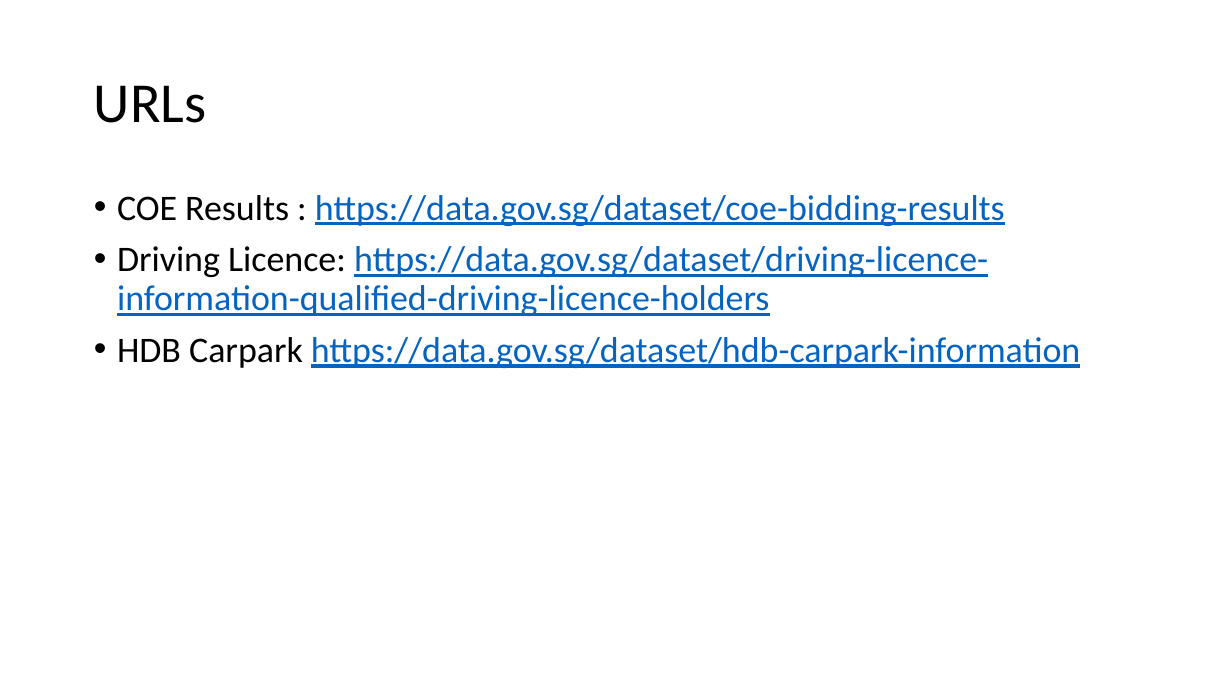
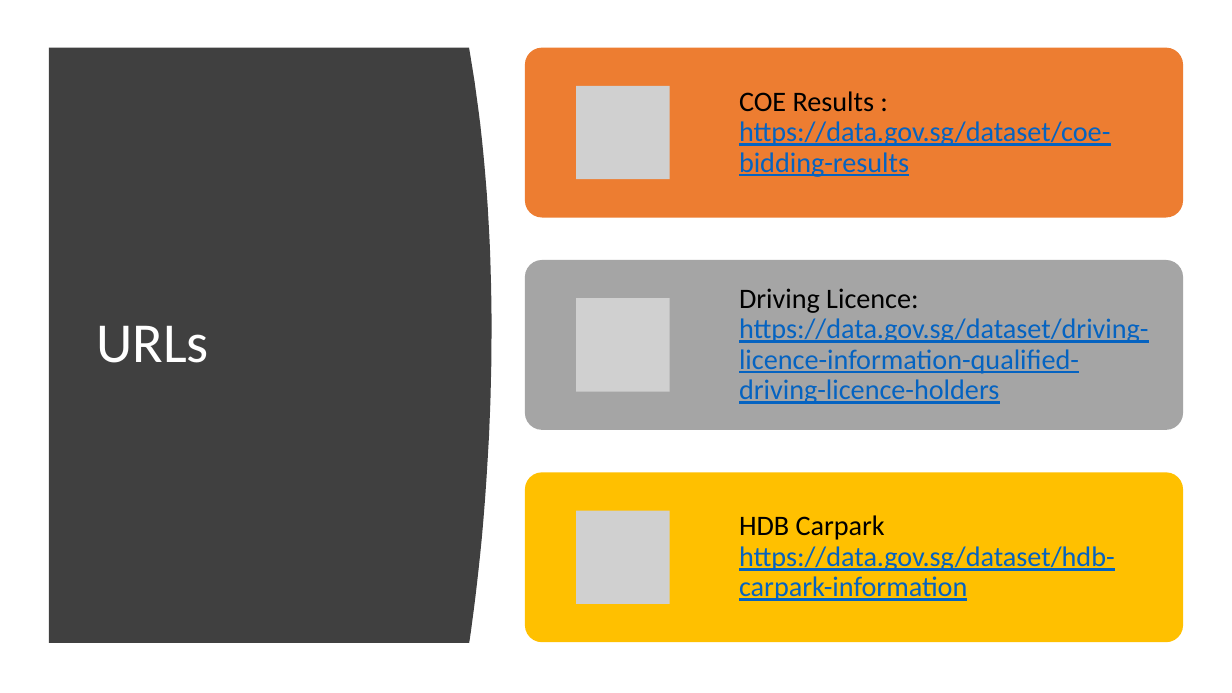
Before and after one commit to jurgen-tan-git/PDS-Assignments, a slide deck: slide 2 of JurgenTan_CA1.pptx. Drawn at 1232x693 pixels with LibreOffice and Linux fonts; fonts in the diff are those of the drawing; grey boxes stand for pictures. Boxes give left, top, right and bottom in pixels: in the first picture for what was removed or moved away, otherwise in the second. Text is boxed around its words. In the diff, an @@ line names an element or a change of style, - is before the commit and + after.

Commit message:
Changed pptx

```diff
--- a/JurgenTan_CA1.pptx
+++ b/JurgenTan_CA1.pptx
@@ freeform shape added at <box>49,48,492,643</box>, fill #404040 @@
@@ title "URLs": place and size @@
-title "URLs" at <box>94,85,207,123</box>
+title "URLs" at <box>96,325,209,363</box>
@@ title "URLs" at <box>96,325,209,363</box>: text colour #000000 to #FFFFFF @@
@@ text removed at <box>117,195,1080,368</box> @@
-• COE Results : https://data.gov.sg/dataset/coe-bidding-results
-• Driving Licence: https://data.gov.sg/dataset/driving-licence-information-qualified-driving-licence-holders
-• HDB Carpark https://data.gov.sg/dataset/hdb-carpark-information
@@ group added at <box>525,48,1183,642</box>: 3 rounded rectangles, 3 pictures, 3 texts @@
+COE Results : https://data.gov.sg/dataset/coe-bidding-results
+Driving Licence: https://data.gov.sg/dataset/driving-licence-information-qualified-driving-licence-holders
+HDB Carpark https://data.gov.sg/dataset/hdb-carpark-information
```
Also in this commit, not shown: 5 other slides changed.
